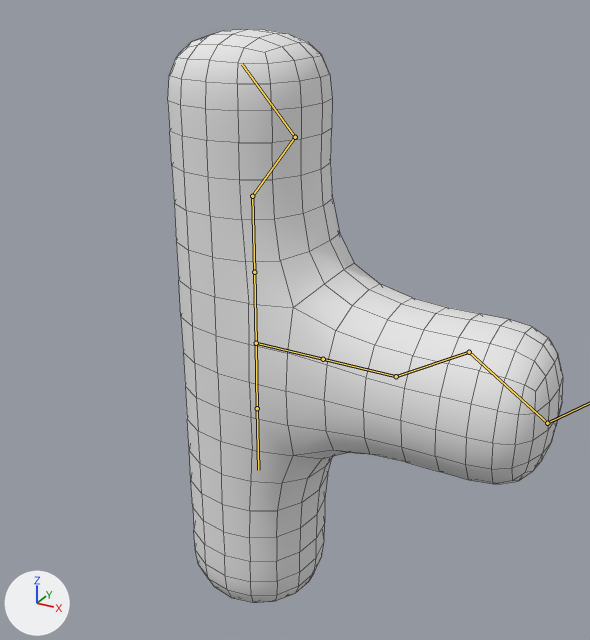
Two versions of the Blender file Core/res/rigged.blend, one commit apart.
Before and after are seen from a 50 mm lens placed at (5.2, -8.37, 4.65), pointed at (0.45, 0.26, 0.33). Arrows for +X, +Y and +Z are at lower left; the lights stay in place. The bones that bend it are drawn over the model as lines. Mesh edges are drawn as thin lines.
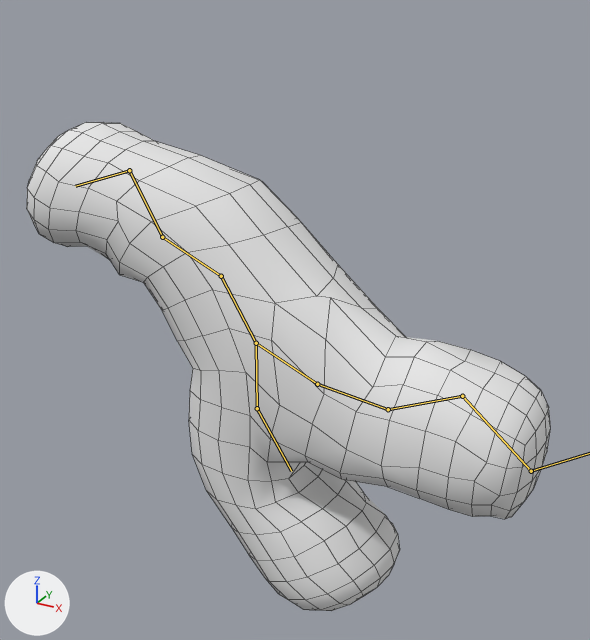
Commit message: - animation

The newer file adds an action. The first version stands in its rest pose; the second is drawn at frame 20 of the action 'test_animation'.

Location of each change, (x1, y1, x2, y2) in pixels of the pictures (590 x 640 px):
'Cube', posed (33% wider, 15% shorter)
    before: (168, 29, 563, 602)
    after: (27, 122, 551, 611)
bone 'Bone', root to tip
    before: (256, 343) to (254, 272)
    after: (256, 343) to (221, 276)
bone 'Bone.001', root to tip
    before: (254, 272) to (252, 196)
    after: (221, 276) to (162, 237)
bone 'Bone.002', root to tip
    before: (256, 343) to (323, 359)
    after: (256, 343) to (317, 384)
bone 'Bone.003', root to tip
    before: (323, 359) to (396, 376)
    after: (317, 384) to (388, 409)
bone 'Bone.005', root to tip
    before: (257, 408) to (258, 470)
    after: (257, 408) to (291, 471)

What the commit changed:
Bone 'Bone' (bone_bone) turns from (0, 0, 0) to (0, 0, 31) degrees about its own x, y and z.
Bone 'Bone.001' (bone_bone_001) turns from (0, 0, 0) to (0, 0, 36) degrees about its own x, y and z.
Bone 'Bone.002' (bone_bone_002) turns from (0, 0, 0) to (-22, 0, 0) degrees about its own x, y and z.
Bone 'Bone.003' (bone_bone_003) turns from (0, 0, 0) to (16, 0, 0) degrees about its own x, y and z.
Bone 'Bone.005' (bone_bone_005) turns from (0, 0, 0) to (0, 0, -32) degrees about its own x, y and z.
